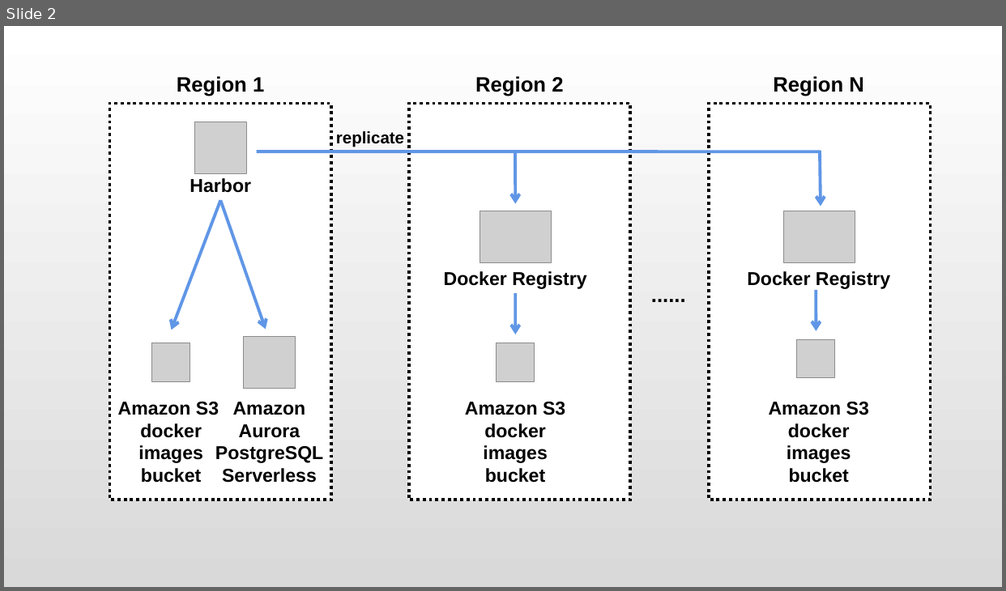
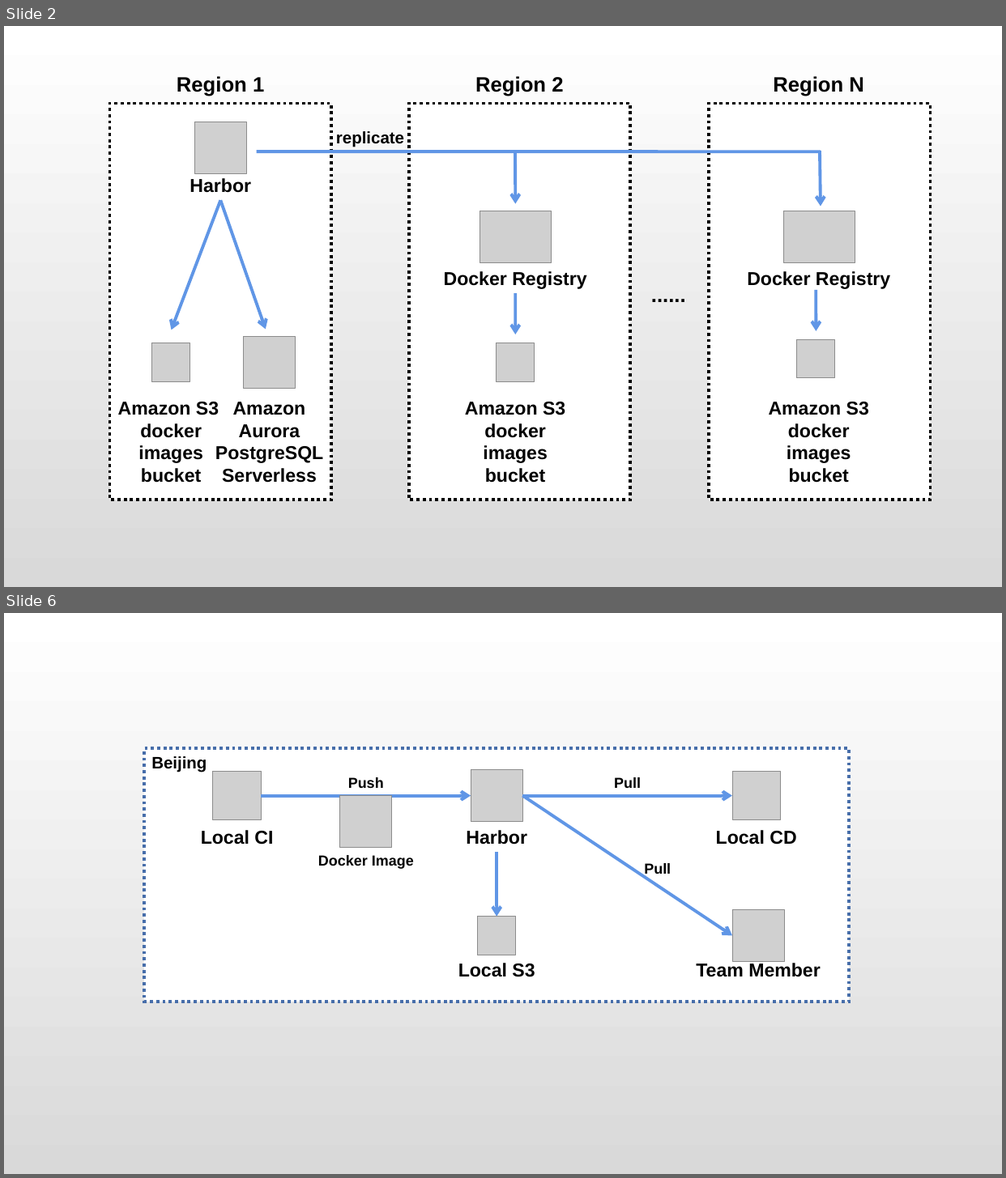
Before and after one commit to HuangDi1234/Doc, a slide deck: harbor_img/architecture.pptx. Shown one above the other, each under a label of ours: slide 2 before the commit, slides 2 and 6 after it; the slides between them are not shown. The pictures are 1006x591 and 1006x1178 pixels, drawn with LibreOffice and Linux fonts; fonts in the diff are those of the drawing; grey boxes stand for pictures. Boxes give left, top, right and bottom in pixels: in the first picture for what was removed or moved away, otherwise in the second. Text is boxed around its words. In the diff, an @@ line names an element or a change of style, - is before the commit and + after.

```diff
--- a/harbor_img/architecture.pptx
+++ b/harbor_img/architecture.pptx
@@ slide 6 added at bbox=[4, 613, 1002, 1174], background #FFFFFF @@
@@ rectangle added at bbox=[144, 748, 849, 1002], fill #FFFFFF, outline #476FAA 3 pt dashed @@
@@ text added at bbox=[151, 756, 206, 773], 16 pt, text #000000, bold @@
+Beijing
@@ picture added at bbox=[213, 772, 261, 820] @@
@@ text added at bbox=[348, 777, 384, 788], 14 pt, text #000000, bold @@
+Push
@@ picture added at bbox=[471, 769, 522, 821] @@
@@ text added at bbox=[614, 777, 641, 788], 14 pt, text #000000, bold @@
+Pull
@@ picture added at bbox=[732, 772, 780, 820] @@
@@ arrow added from (262, 796) to (471, 796), #6096E6 3 pt @@
@@ picture added at bbox=[340, 796, 392, 847] @@
@@ arrow added from (522, 796) to (732, 796), #6096E6 3 pt @@
@@ arrow added from (522, 796) to (732, 935), #6096E6 3 pt @@
@@ text added at bbox=[201, 830, 273, 845], 18 pt, text #000000, bold @@
+Local CI
@@ text added at bbox=[466, 830, 527, 845], 18 pt, text #000000, bold @@
+Harbor
@@ text added at bbox=[716, 830, 796, 845], 18 pt, text #000000, bold @@
+Local CD
@@ text added at bbox=[318, 855, 414, 869], 14 pt, text #000000, bold @@
+Docker Image
@@ arrow added from (496, 852) to (496, 916), #6096E6 3 pt @@
@@ text added at bbox=[644, 863, 671, 877], 14 pt, text #000000, bold @@
+Pull
@@ picture added at bbox=[478, 917, 516, 955] @@
@@ picture added at bbox=[732, 909, 784, 961] @@
@@ text added at bbox=[458, 963, 535, 977], 18 pt, text #000000, bold @@
+Local S3
@@ text added at bbox=[696, 963, 820, 977], 18 pt, text #000000, bold @@
+Team Member
```
Also in this commit, not shown: 3 slides changed, 3 other slides added, 1 other file.
